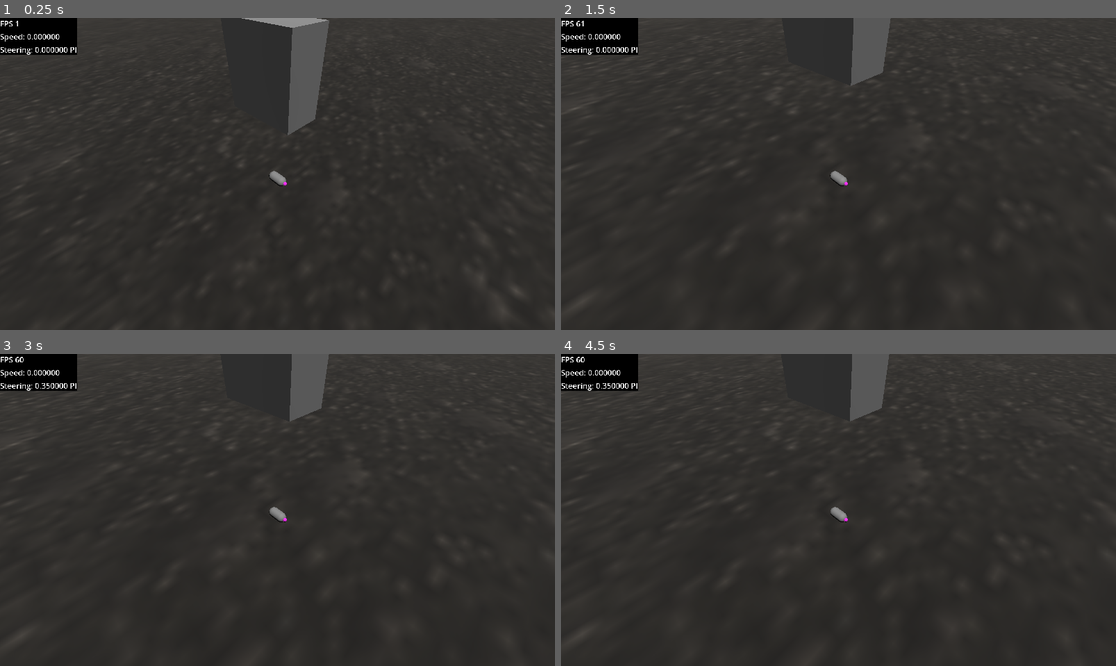
Above: before the commit, frames 1-4 (two rows, left to right).
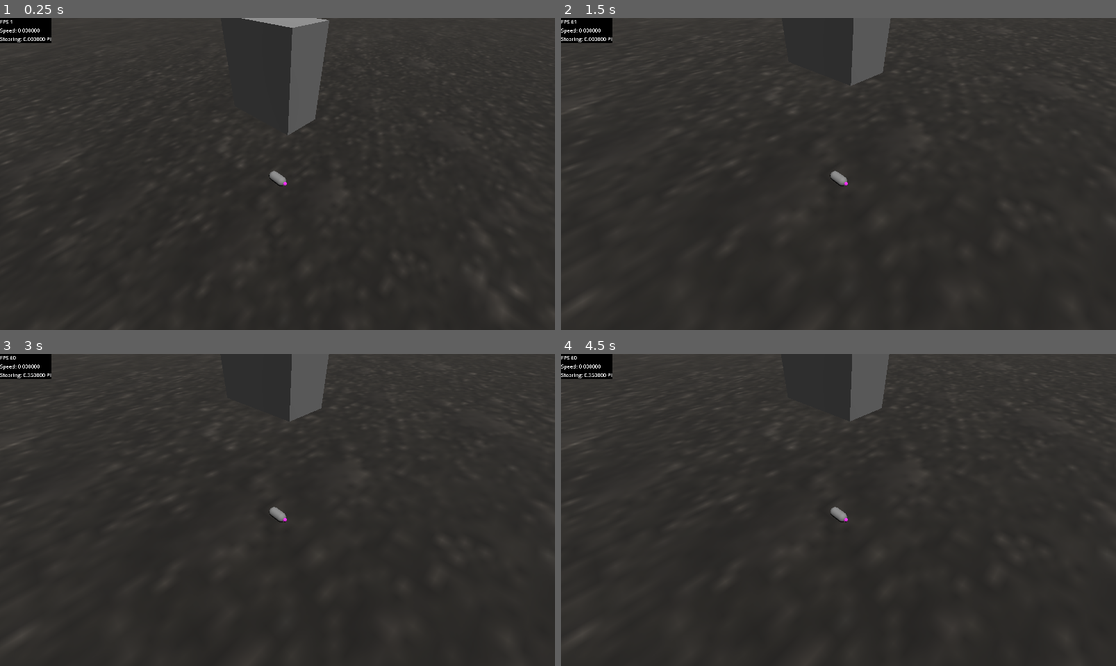
Above: after the commit, the same moments.

Repository: dantoso/DeliveryGame
Game: Godot game, scene res://Scenes/Sandbox.tscn
The game is run twice, just before and just after one commit, with the same random seed, the same clock (stepped at 60 frames per second) and the same inputs. Before the commit the project has no main scene; this scene is started directly in both runs.
Inputs (mouse positions are in pixels of both pictures, inside the frame that each line leads up to):
- Up to frame 1 (0.25 s): no input
- Up to frame 2 (1.5 s): move the mouse to (960, 158) at 0.52 s; hold D (SteerRight) 0.53-1.28 s; hold Right mouse button (Brake) 0.53-1.28 s; move the mouse to (727, 189) at 1.27 s; hold S (SteerDown) from 1.28 s (still down); right-click (727, 189) at 1.35 s
- Up to frame 3 (3 s): tap Enter at 2 s; move the mouse to (333, 441) at 2.02 s; release S (SteerDown) at 2.03 s; hold D (SteerRight) 2.03-2.78 s; hold Right mouse button (Brake) 2.03-2.78 s; tap Space (Accelerate) at 2.75 s; move the mouse to (249, 572) at 2.77 s; hold Space (Accelerate) from 2.78 s (still down); right-click (249, 572) at 2.85 s
- Up to frame 4 (4.5 s): tap Enter at 3.5 s; move the mouse to (1005, 556) at 3.52 s; release Space (Accelerate) at 3.53 s; hold Right mouse button (Brake) 3.53-4.28 s; hold A (SteerLeft) from 3.53 s (still down); tap Space (Accelerate) at 4.25 s; move the mouse to (672, 463) at 4.27 s; right-click (672, 463) at 4.35 s

The runs differ from the first frame. In frame 1, 1.1% of the frame differs, in the area x 0-14%, y 0-12%; in frame 2, 1.1%; in frame 3, 1.1%; in frame 4, 1.1%.

Commit message:
feat: display project settings

Diff:
--- a/project.godot
+++ b/project.godot
@@ -11,8 +11,14 @@
 [application]
 
 config/name="DeliveryGame"
+run/main_scene="uid://dcdigkp83t8a3"
 config/features=PackedStringArray("4.4", "GL Compatibility")
 config/icon="res://icon.svg"
+
+[display]
+
+window/size/viewport_width=1728
+window/size/viewport_height=972
 
 [input]
 
